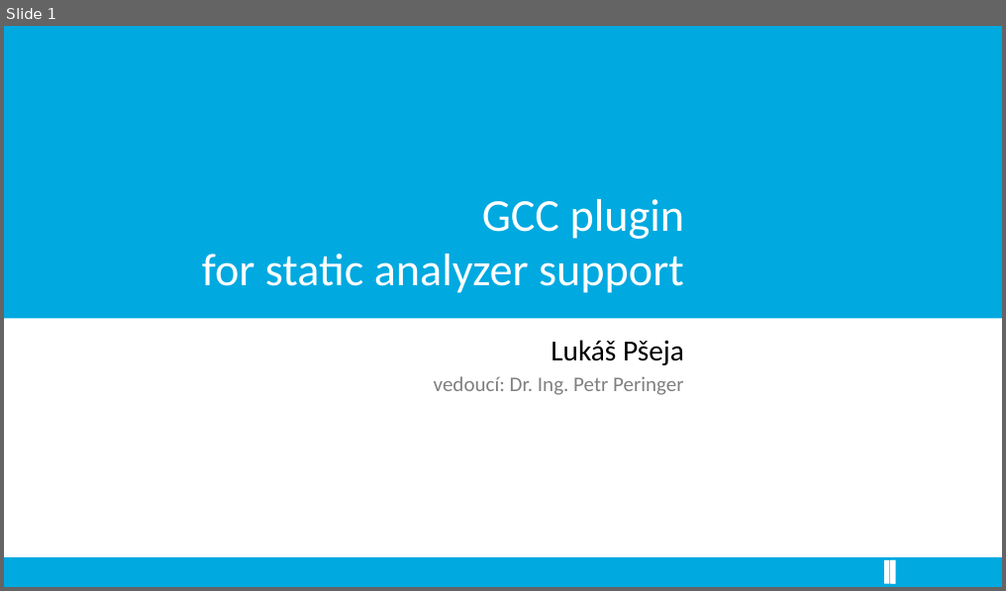
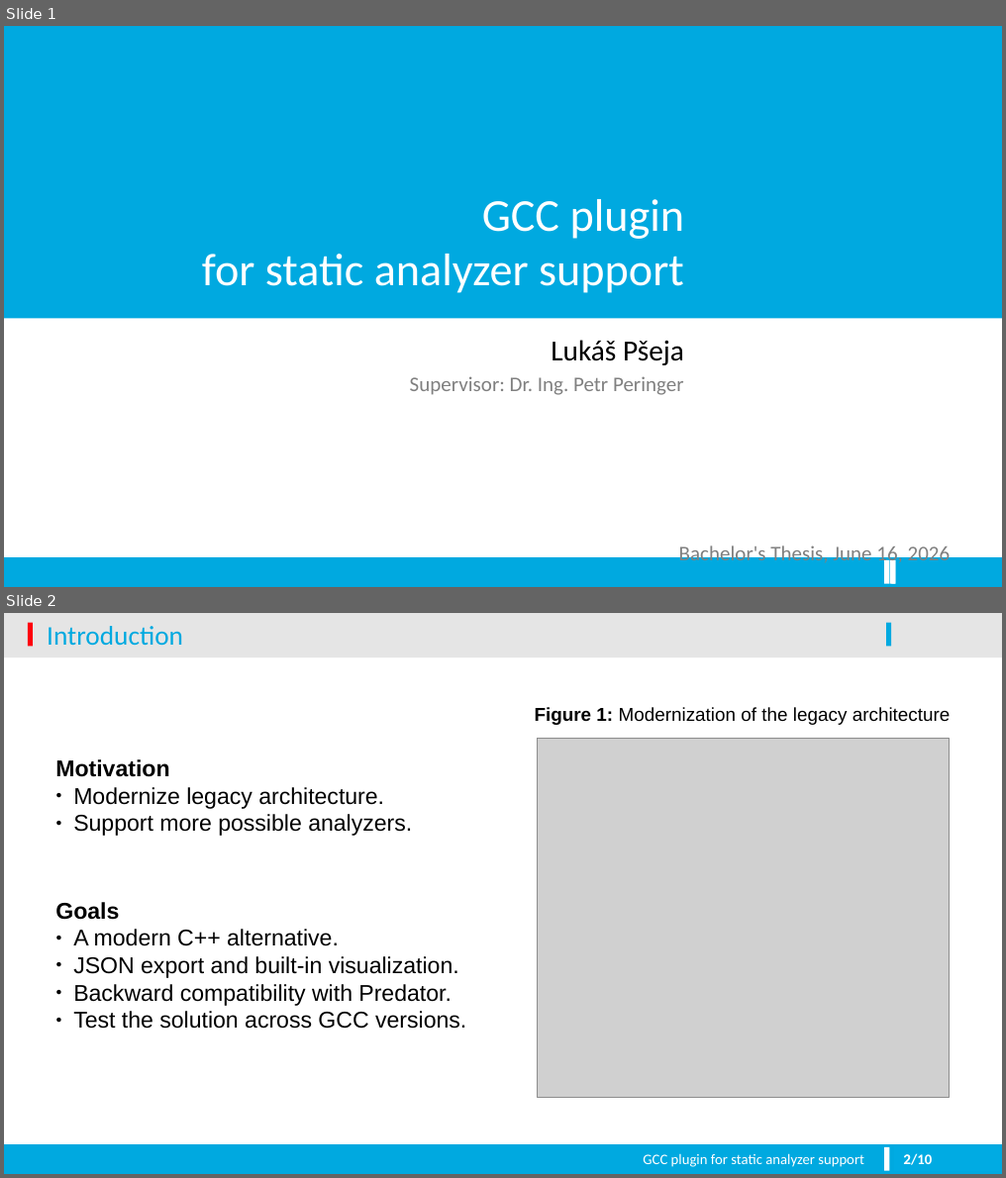
Before and after one commit to pseja/gcc-plugin-for-static-analyzer-support, a slide deck: xpsejal00-gcc-plugin-for-static-analyzer-support.odp. Shown one above the other, each under a label of ours: slide 1 before the commit, slides 1 and 2 after it. The pictures are 1006x591 and 1006x1178 pixels, drawn with LibreOffice and Linux fonts; fonts in the diff are those of the drawing; grey boxes stand for pictures; background and template pictures are left out. Boxes give left, top, right and bottom in pixels: in the first picture for what was removed or moved away, otherwise in the second. Text is boxed around its words. In the diff, an @@ line names an element or a change of style, - is before the commit and + after.

```diff
--- a/xpsejal00-gcc-plugin-for-static-analyzer-support.odp
+++ b/xpsejal00-gcc-plugin-for-static-analyzer-support.odp
@@ slide 2 added at (x1=4, y1=613, x2=1002, y2=1174), background #FFFFFF; not listed: 4 template elements that a slide beside it also shows @@
@@ rectangle added at (x1=27, y1=623, x2=33, y2=647), fill #FE000C @@
@@ title added at (x1=47, y1=626, x2=183, y2=645), 26 pt, text #00A9E0 @@
+Introduction
@@ rectangle added at (x1=887, y1=623, x2=892, y2=647), fill #00A9E0 @@
@@ text added at (x1=535, y1=707, x2=950, y2=725), 18 pt, text #000000 @@
+Figure 1: Modernization of the legacy architecture
@@ text added at (x1=55, y1=760, x2=466, y2=1029), 22 pt, text #000000 @@
+Motivation
+● Modernize legacy architecture.
+● Support more possible analyzers.
+Goals
+● A modern C++ alternative.
+● JSON export and built-in visualization.
+● Backward compatibility with Predator.
+● Test the solution across GCC versions.
@@ picture added at (x1=538, y1=738, x2=949, y2=1098) @@
@@ text added at (x1=643, y1=1154, x2=864, y2=1167), 14 pt, text #FFFFFF @@
+GCC plugin for static analyzer support
@@ rectangle added at (x1=894, y1=1148, x2=1000, y2=1172), fill #00ABE3 @@
@@ page number added at (x1=903, y1=1155, x2=910, y2=1164), 14 pt, text #FFFFFF @@
+2
@@ text added at (x1=911, y1=1154, x2=932, y2=1165), 14 pt, text #FFFFFF, bold @@
+2/10
@@ slide 1 changed as well @@
@@ subtitle at (x1=410, y1=376, x2=684, y2=395): text changed @@
-vedoucí: Dr. Ing. Petr Peringer
+Supervisor: Dr. Ing. Petr Peringer
@@ text added at (x1=679, y1=544, x2=950, y2=568), 20 pt, text #808080 @@
+Bachelor's Thesis, June 16, 2026
```
Also in this commit, not shown: 5 other slides changed, 5 other slides added, 1 slide removed, 25 other files.
